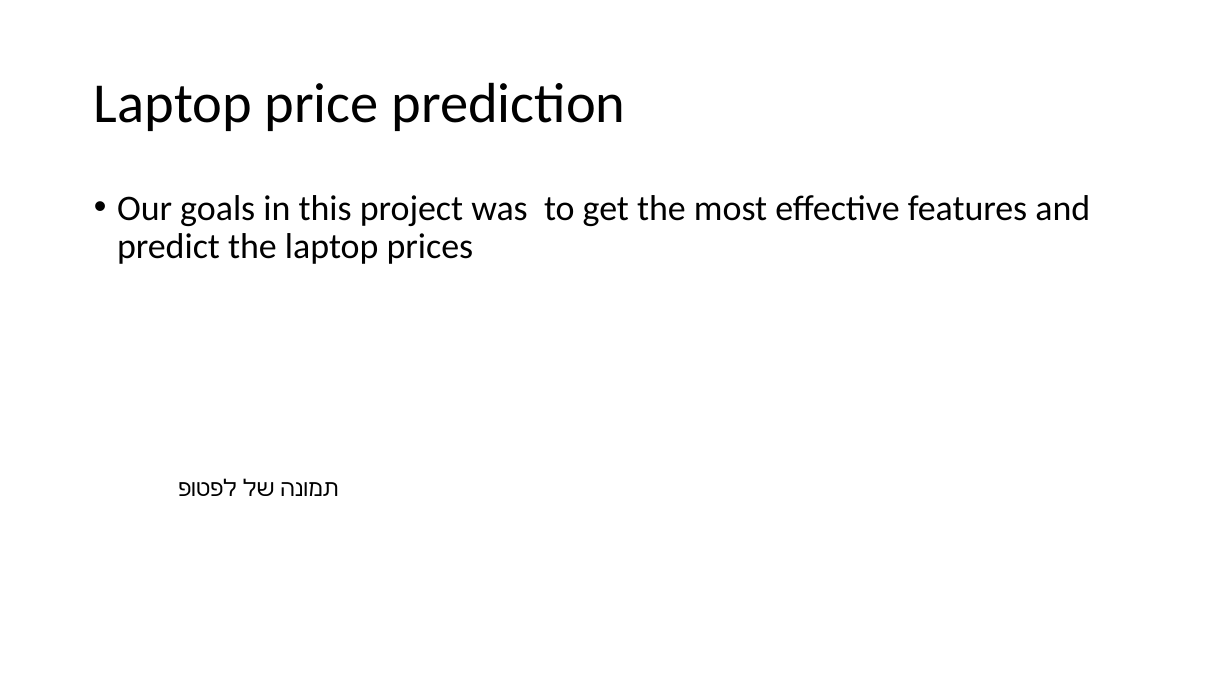
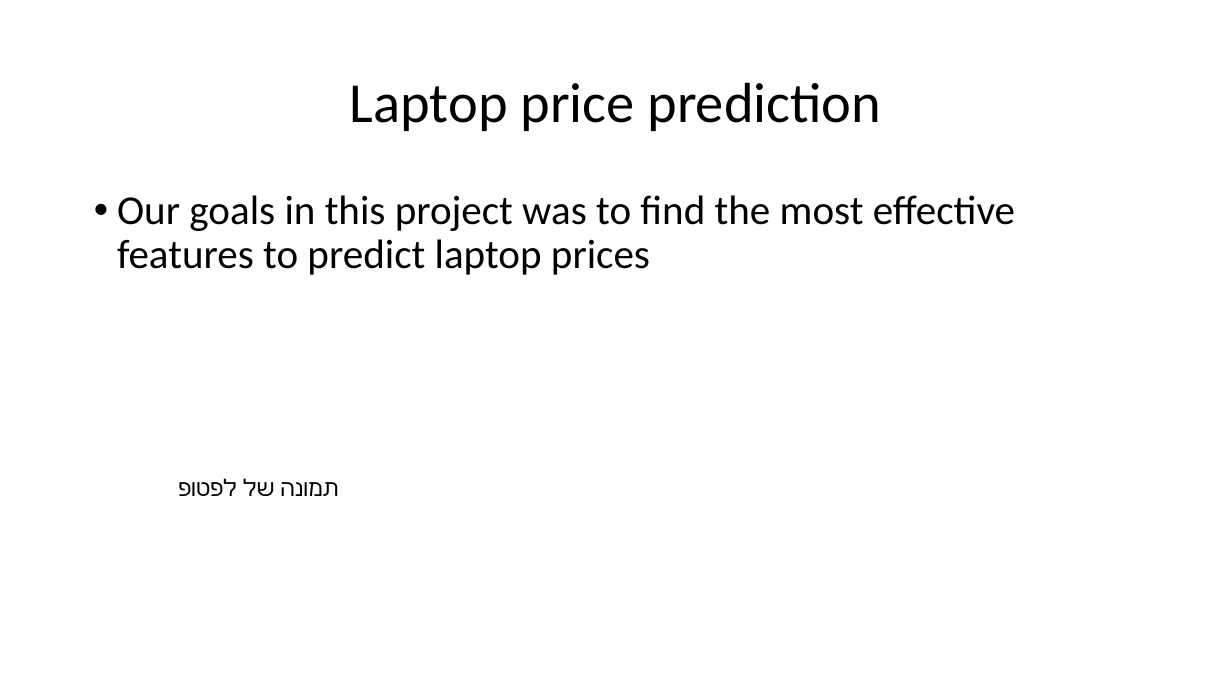
Before and after one commit to DanielKorenDataScience/RegressionProject, a slide deck: slide 2 of regression project.pptx. Drawn at 1232x693 pixels with LibreOffice and Linux fonts; fonts in the diff are those of the drawing. Boxes give left, top, right and bottom in pixels: in the first picture for what was removed or moved away, otherwise in the second. Text is boxed around its words. In the diff, an @@ line names an element or a change of style, - is before the commit and + after.

```diff
--- a/regression project.pptx
+++ b/regression project.pptx
@@ title "Laptop price prediction" at (350,82,881,131): alignment left to centre @@
@@ text at (117,195,1015,275): text changed; size 28 to 32 pt @@
-• Our goals in this project was to get the most effective features and predict the laptop prices
+• Our goals in this project was to find the most effective features to predict laptop prices
```
Also in this commit, not shown: 7 other slides changed, 3 slides added, 3 slides removed.
